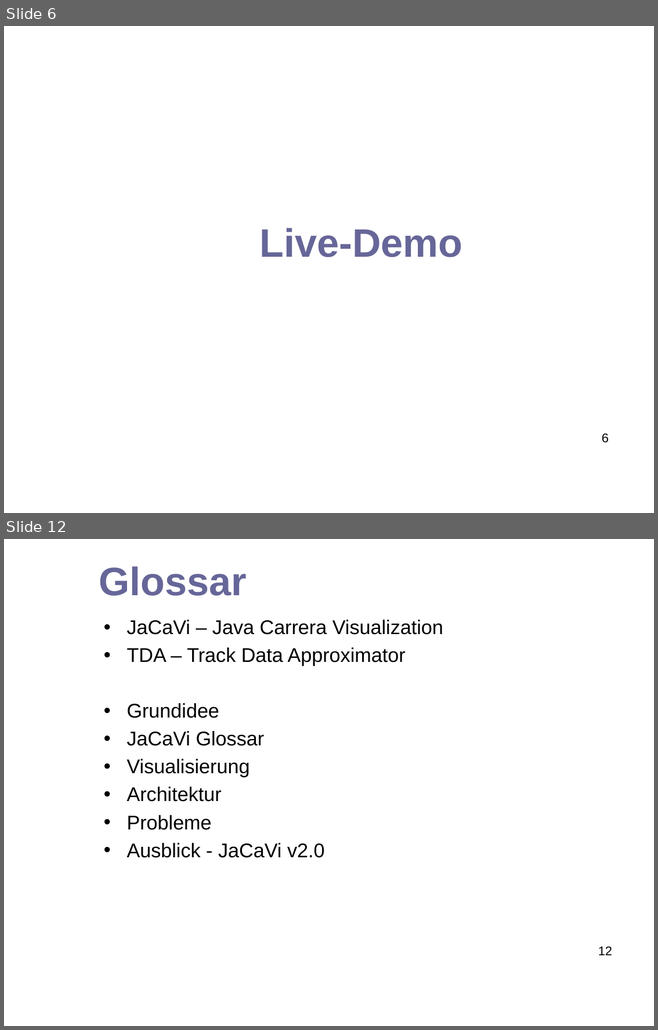
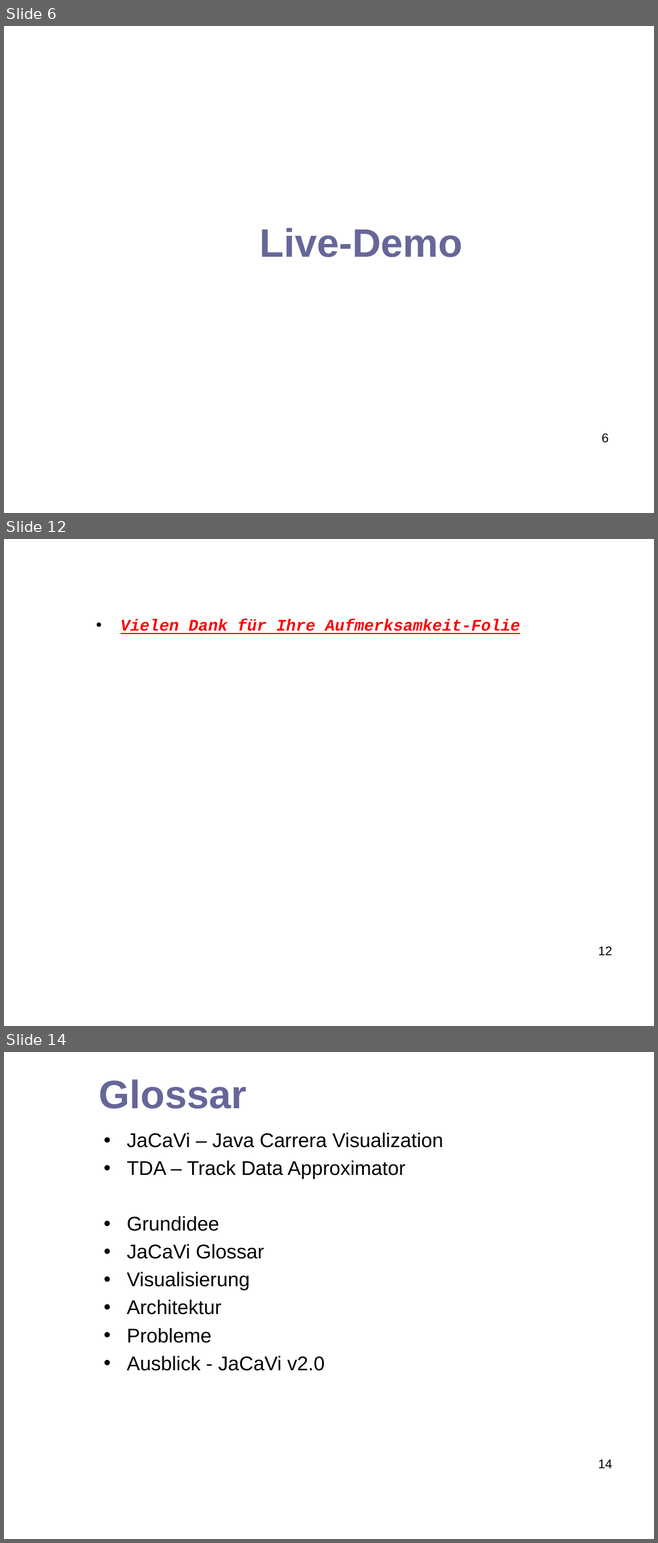
Before and after one commit to hheimbuerger/jacavi, a slide deck: docs/presentation documents/Abschlusspräsentation_JaCaVi.odp. Shown one above the other, each under a label of ours: slides 6 and 12 before the commit, slides 6, 12 and 14 after it; the slides between them are not shown. The pictures are 658x1030 and 658x1543 pixels, drawn with LibreOffice and Linux fonts; fonts in the diff are those of the drawing; background and template pictures are left out. Boxes give left, top, right and bottom in pixels: in the first picture for what was removed or moved away, otherwise in the second. Text is boxed around its words. In the diff, an @@ line names an element or a change of style, - is before the commit and + after.

```diff
--- a/docs/presentation documents/Abschlusspräsentation_JaCaVi.odp
+++ b/docs/presentation documents/Abschlusspräsentation_JaCaVi.odp
@@ slide 12 added at bbox=[4, 539, 654, 1026], background picture (left out) @@
@@ text added at bbox=[121, 619, 520, 634], 18 pt, text #FF0000, bold, italic, underline @@
+• Vielen Dank für Ihre Aufmerksamkeit-Folie
@@ page number added at bbox=[598, 946, 612, 955], 14 pt, text #000000 @@
+12
@@ what was slide 12 is now slide 14 @@
@@ page number at bbox=[598, 1460, 612, 1468]: text changed @@
-12
+14
```
Also in this commit, not shown: 3 slides changed, 2 other slides added, 1 slide removed.
